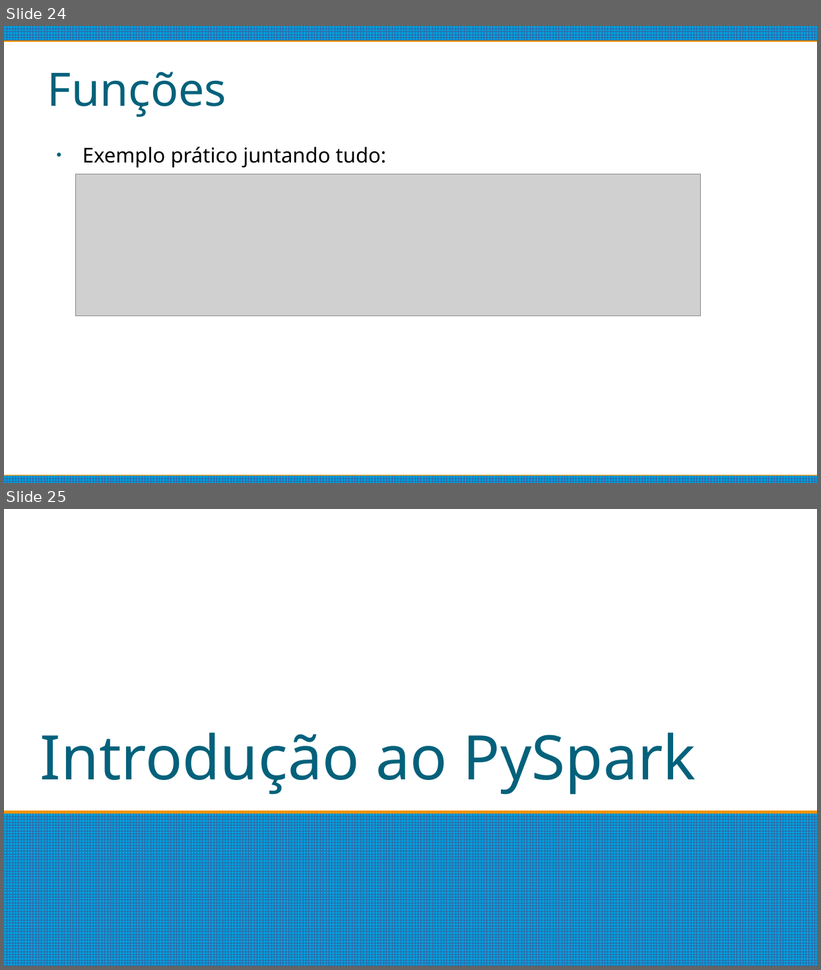
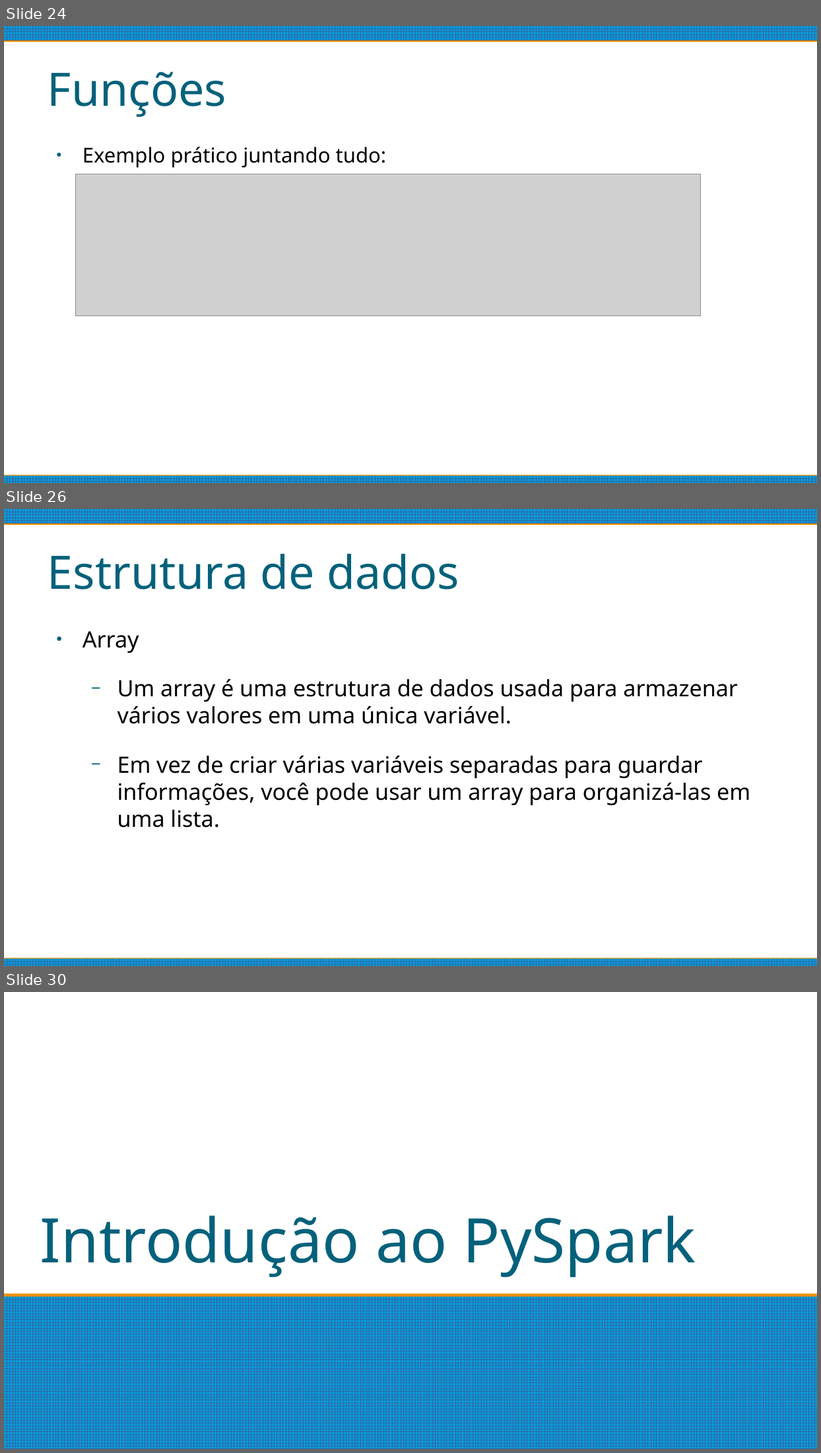
Before and after one commit to matheushpalves/estacioBigData, a slide deck: Introdução.odp. Shown one above the other, each under a label of ours: slides 24 and 25 before the commit, slides 24, 26 and 30 after it; the slides between them are not shown. The pictures are 821x970 and 821x1453 pixels, drawn with LibreOffice and Linux fonts; fonts in the diff are those of the drawing; grey boxes stand for pictures. Boxes give left, top, right and bottom in pixels: in the first picture for what was removed or moved away, otherwise in the second. Text is boxed around its words. In the diff, an @@ line names an element or a change of style, - is before the commit and + after.

```diff
--- a/Introdução.odp
+++ b/Introdução.odp
@@ slide 26 added at [4,509,817,966], background #FFFFFF; not listed: 2 template elements that a slide beside it also shows @@
@@ title added at [48,554,459,590], 45 pt, text #04617B @@
+Estrutura de dados
@@ text added at [83,631,750,828], 22 pt, text #000000 @@
+● Array
+  − Um array é uma estrutura de dados usada para armazenar vários valores em uma única variável.
+  − Em vez de criar várias variáveis separadas para guardar informações, você pode usar um array para organizá-las em uma lista.
@@ what was slide 25 is now slide 30 @@
```
Also in this commit, not shown: 4 other slides added.
